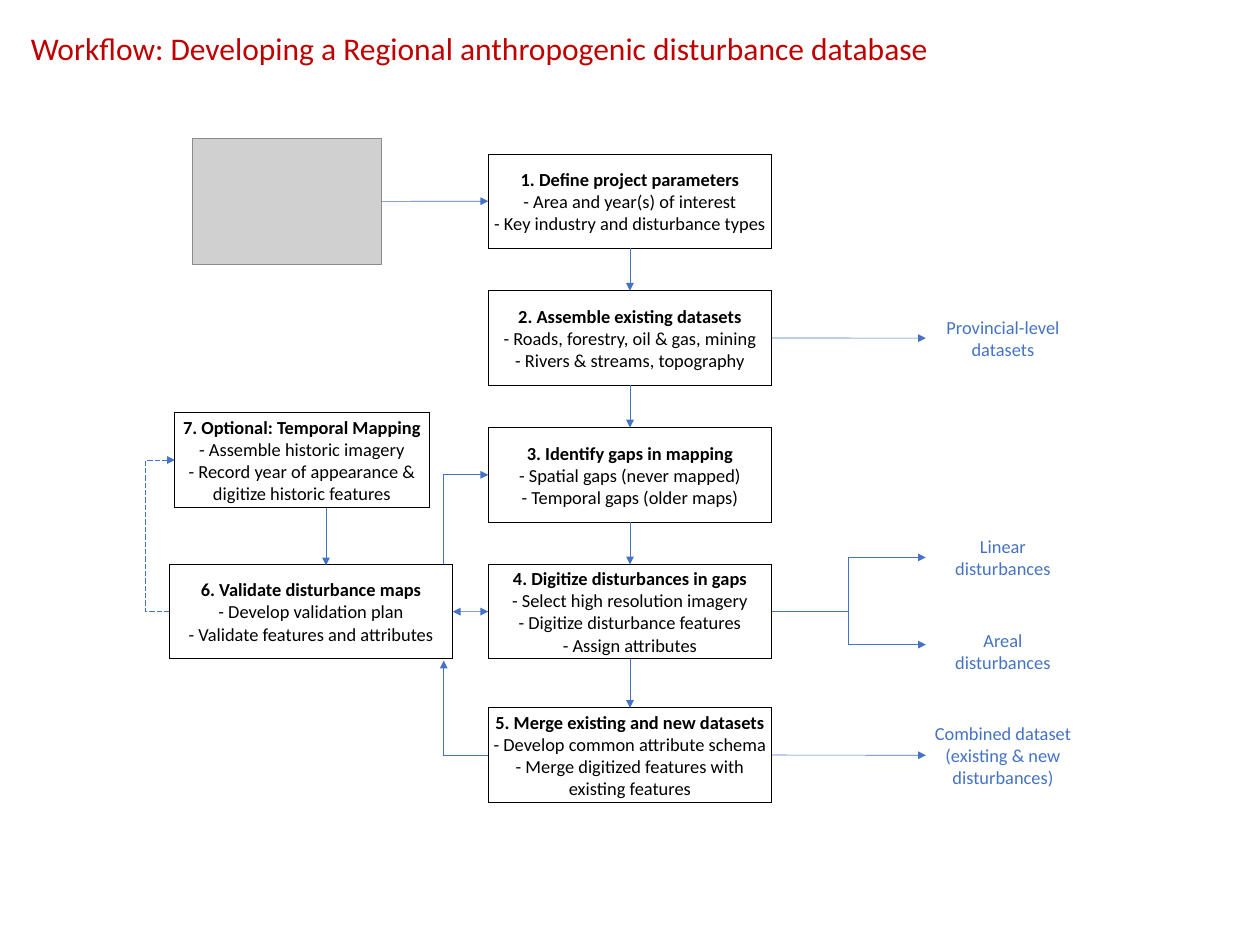
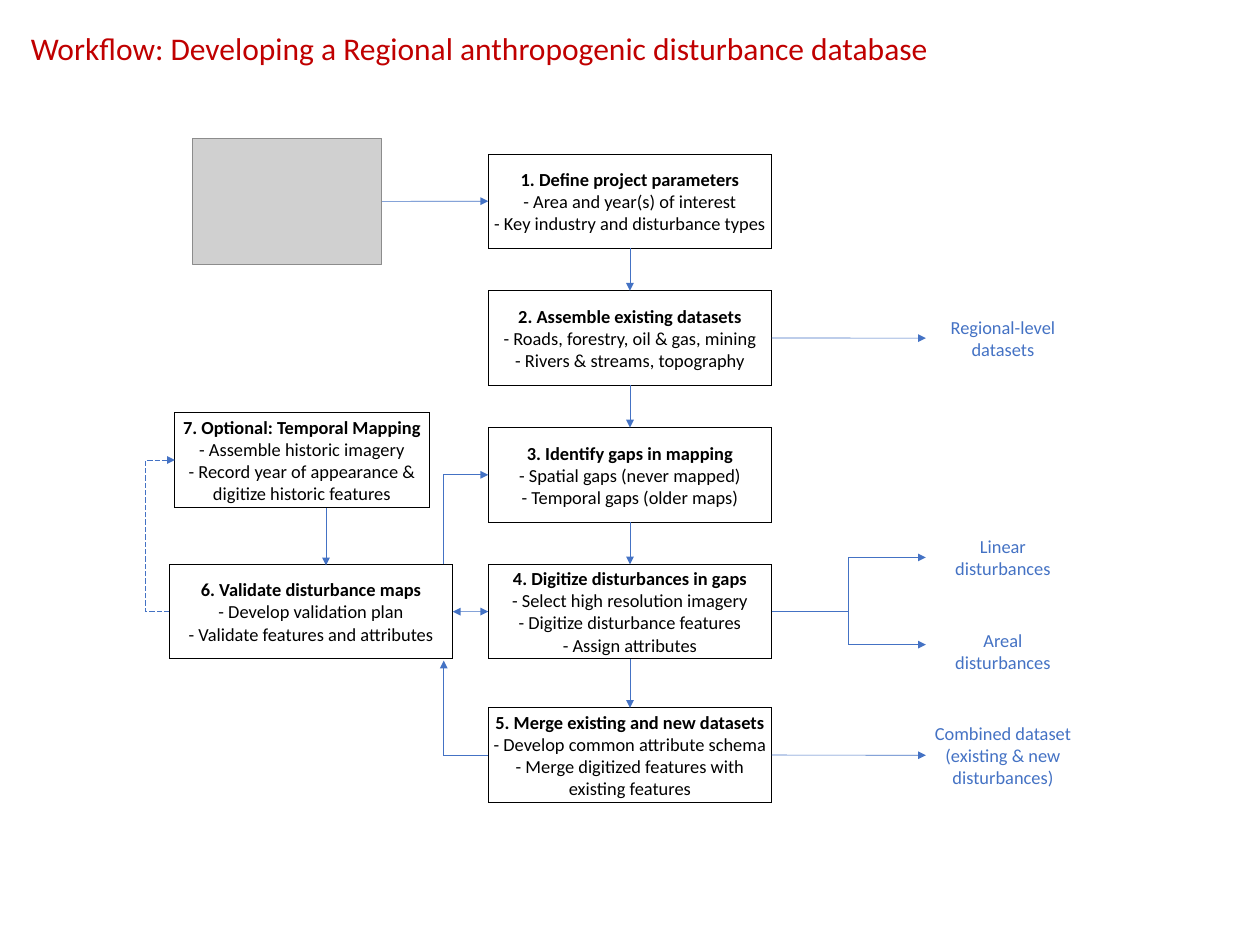
Before and after one commit to beaconsproject/disturbance_mapping, a slide deck: slide 1 of manual/flowchart_v2.pptx. Drawn at 1260x945 pixels with LibreOffice and Linux fonts; fonts in the diff are those of the drawing; grey boxes stand for pictures. Boxes give left, top, right and bottom in pixels: in the first picture for what was removed or moved away, otherwise in the second. Text is boxed around its words. In the diff, an @@ line names an element or a change of style, - is before the commit and + after.

```diff
--- a/manual/flowchart_v2.pptx
+++ b/manual/flowchart_v2.pptx
@@ text at bbox=[951, 321, 1056, 356]: text changed @@
-Provincial-level datasets
+Regional-level datasets
```
Also in this commit, not shown: 8 other files.
